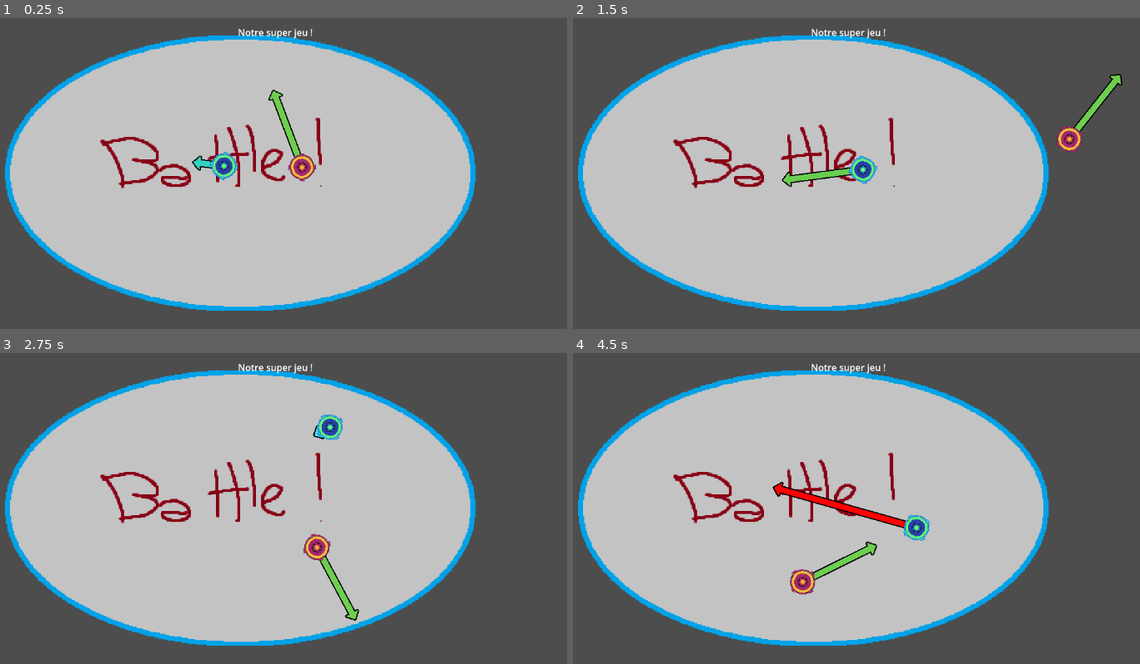
Above: before the commit, frames 1-4 (two rows, left to right).
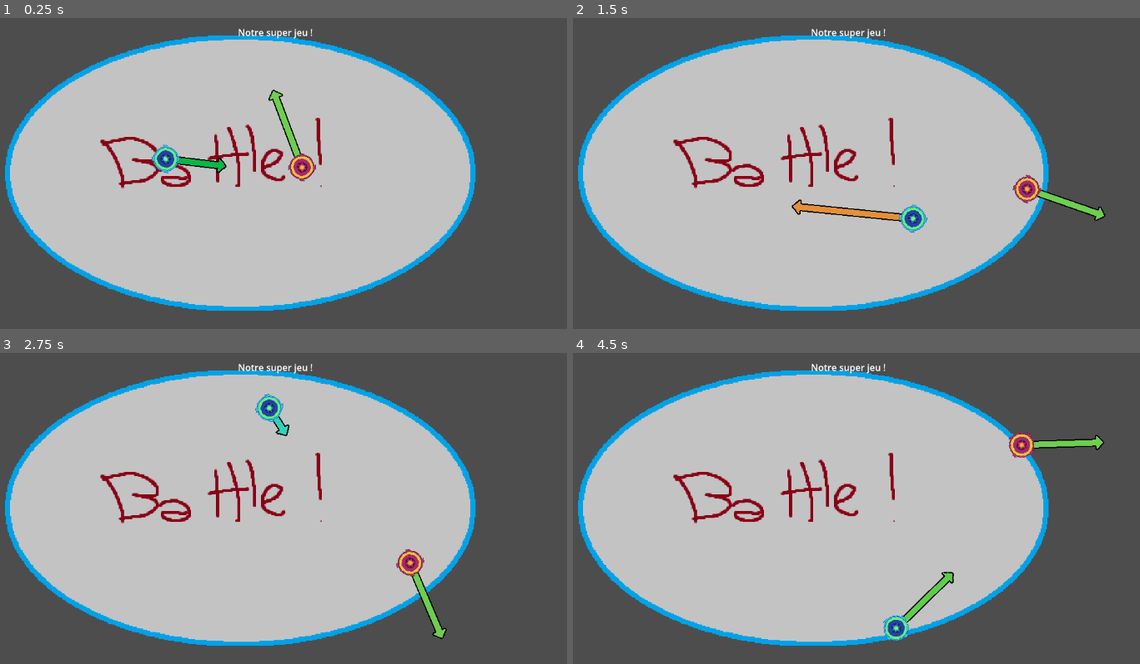
Above: after the commit, the same moments.

Repository: GreemLuck/spin-to-kill
Game: Godot game, scene res://scenes/game_controller.tscn
The game is run twice, just before and just after one commit, with the same random seed, the same clock (stepped at 60 frames per second) and the same inputs.
Inputs (mouse positions are in pixels of both pictures, inside the frame that each line leads up to):
- Up to frame 1 (0.25 s): no input
- Up to frame 2 (1.5 s): move the mouse to (986, 151) at 0.52 s; move the mouse to (709, 189) at 1.27 s
- Up to frame 3 (2.75 s): move the mouse to (334, 424) at 2.02 s
- Up to frame 4 (4.5 s): move the mouse to (811, 580) at 2.77 s; move the mouse to (1043, 561) at 3.52 s; move the mouse to (641, 449) at 4.27 s

The runs differ from the first frame. In frame 1, 0.8% of the frame differs, in the area x 26-43%, y 40-53%; in frame 2, 2.8%; in frame 3, 2.1%; in frame 4, 2.9%, in the area x 35-94%, y 25-93%.

Commit message:
Add disabled timer

Diff:
--- a/scenes/enemy.tscn
+++ b/scenes/enemy.tscn
@@ -5,7 +5,8 @@
 [ext_resource type="Texture2D" uid="uid://cd7jqi7x5u511" path="res://sprites/enemy_srpite_0.png" id="3_c4w8v"]
 
 [sub_resource type="PhysicsMaterial" id="PhysicsMaterial_4ra3w"]
-friction = 0.0
+bounce = 0.5
+absorbent = true
 
 [sub_resource type="Resource" id="Resource_5uy6h"]
 script = ExtResource("2_4ra3w")
@@ -25,3 +26,7 @@
 
 [node name="Sprite2D" type="Sprite2D" parent="."]
 texture = ExtResource("3_c4w8v")
+
+[node name="DisabledTimer" type="Timer" parent="."]
+one_shot = true
+autostart = true
--- a/scenes/player.tscn
+++ b/scenes/player.tscn
@@ -1,8 +1,11 @@
-[gd_scene load_steps=6 format=3 uid="uid://dffsjksykyudm"]
+[gd_scene load_steps=7 format=3 uid="uid://dffsjksykyudm"]
 
 [ext_resource type="Script" uid="uid://btihxje6kdikc" path="res://scripts/SpinningTop.gd" id="1_g2els"]
 [ext_resource type="Script" uid="uid://buxdmkmji1p0o" path="res://scripts/PlayerMovement.gd" id="2_dqkch"]
 [ext_resource type="Texture2D" uid="uid://c0q821vw4sldd" path="res://sprites/player_srpite_0.png" id="2_qhqgy"]
+
+[sub_resource type="PhysicsMaterial" id="PhysicsMaterial_qhqgy"]
+bounce = 1.0
 
 [sub_resource type="Resource" id="Resource_qlg0r"]
 script = ExtResource("2_dqkch")
@@ -12,7 +15,7 @@
 radius = 25.019993
 
 [node name="Player" type="RigidBody2D"]
-mass = 0.2
+physics_material_override = SubResource("PhysicsMaterial_qhqgy")
 gravity_scale = 0.0
 script = ExtResource("1_g2els")
 controller = SubResource("Resource_qlg0r")
@@ -22,3 +25,8 @@
 
 [node name="CollisionShape2D" type="CollisionShape2D" parent="."]
 shape = SubResource("CircleShape2D_tuyoq")
+
+[node name="DisabledTimer" type="Timer" parent="."]
+wait_time = 0.534
+one_shot = true
+autostart = true
--- a/scripts/PlayerMovement.gd
+++ b/scripts/PlayerMovement.gd
@@ -9,9 +9,9 @@
 var _mouse_init: bool = false
 var _hit_timer: float = 0.0
 
-@export var k_pos: float = 40.0
-@export var k_vel: float = 6.0
-@export var lin_damping: float = 8.0
+@export var k_pos: float = 10.0
+@export var k_vel: float = 1.0
+@export var lin_damping: float = 1
 
 func get_desired_force(owner,delta):
 	var mouse_position: Vector2 = owner.get_global_mouse_position()
--- a/scripts/SpinningTop.gd
+++ b/scripts/SpinningTop.gd
@@ -10,8 +10,9 @@
 @export var torque_speed: float = 500.0
 @export var force_arrow_offset: float = 0.0
 
+@onready var force_arrow: Node2D = ArrowScene.instantiate()
 
-@onready var force_arrow: Node2D = ArrowScene.instantiate()
+var force_is_applied = true
 
 func _ready() -> void:
 	add_child(force_arrow)
@@ -22,7 +23,21 @@
 	add_constant_torque(torque_speed)
 	apply_force(controller.get_starting_force(self))
 
+	#Permet de détecter les collisions avec _integrate_forces
+	contact_monitor = true
+	max_contacts_reported = 4
+
+	$DisabledTimer.timeout.connect(func(): force_is_applied = true)
+
+func _integrate_forces(state):
+	if state.get_contact_count() > 0:
+		$DisabledTimer.start()
+		force_is_applied = false
+
+
 func _physics_process(delta: float) -> void:
+	if not force_is_applied:
+		return
 	# Apply forces from controller
 	var desired_force = controller.get_desired_force(self, delta)
 	if desired_force.length() > max_force:
